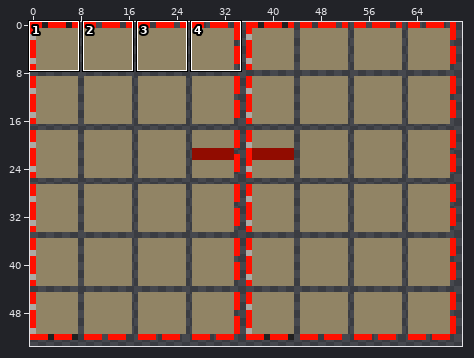
A sprite sheet gets an edit: Sources/Modules/Yggdrasil/YggdrasilTown/Tiles/UnionOfficeDoorOpen.png. The picture above shows the old version from afar; the outline marks the close-up.
Close-up. The starting point:
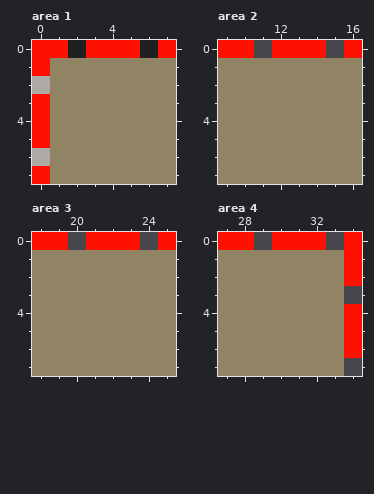
The file is 144x108 pixels, drawn in blocks of 2x2; one block is one cell here. Colours within 5 levels of each other are drawn and written as one. Shown: area 1: x 0..7, y 0..7; area 2: x 9..16, y 0..7; area 3: x 18..25, y 0..7; area 4: x 27..34, y 0..7. The commit also changed other parts of the picture, which this record leaves out.
After the commit:
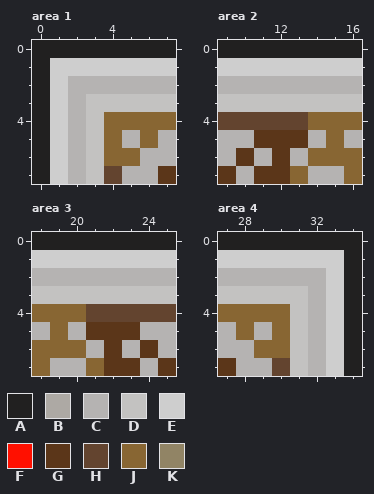
Palette (. is transparent): A #212020  B #ada9a4  C #b5b3b2  D #c3c2c1  E #cecece  F #ff1000  G #5b3619  H #63442f  J #886633  K #918465
Difference:
--- area 1
@@ x 0..7 @@
-0 FFAFFFAF
-1 FKKKKKKK
-2 BKKKKKKK
-3 FKKKKKKK
-4 FKKKKKKK
-5 FKKKKKKK
-6 BKKKKKKK
-7 FKKKKKKK
+0 AAAAAAAA
+1 AEEEEEEE
+2 AECCCCCC
+3 AECDDDDD
+4 AECDJJJJ
+5 AECDJCJC
+6 AECDJJCC
+7 AECDHCCG
--- area 2
@@ x 9..16 @@
-0 FF.FFF.F
-1 KKKKKKKK
-2 KKKKKKKK
-3 KKKKKKKK
-4 KKKKKKKK
-5 KKKKKKKK
-6 KKKKKKKK
-7 KKKKKKKK
+0 AAAAAAAA
+1 EEEEEEEE
+2 CCCCCCCC
+3 DDDDDDDD
+4 HHHHHJJJ
+5 CCGGGCJC
+6 CGCGCJJJ
+7 GCGGJCCJ
--- area 3
@@ x 18..25 @@
-0 FF.FFF.F
-1 KKKKKKKK
-2 KKKKKKKK
-3 KKKKKKKK
-4 KKKKKKKK
-5 KKKKKKKK
-6 KKKKKKKK
-7 KKKKKKKK
+0 AAAAAAAA
+1 EEEEEEEE
+2 CCCCCCCC
+3 DDDDDDDD
+4 JJJHHHHH
+5 CJCGGGCC
+6 JJJCGCGC
+7 JCCJGGCG
--- area 4
@@ x 27..34 @@
-0 FF.FFF.F
-1 KKKKKKKF
-2 KKKKKKKF
-3 KKKKKKK.
-4 KKKKKKKF
-5 KKKKKKKF
-6 KKKKKKKF
-7 KKKKKKK.
+0 AAAAAAAA
+1 EEEEEEEA
+2 CCCCCCEA
+3 DDDDDCEA
+4 JJJJDCEA
+5 CJCJDCEA
+6 CCJJDCEA
+7 GCCHDCEA
